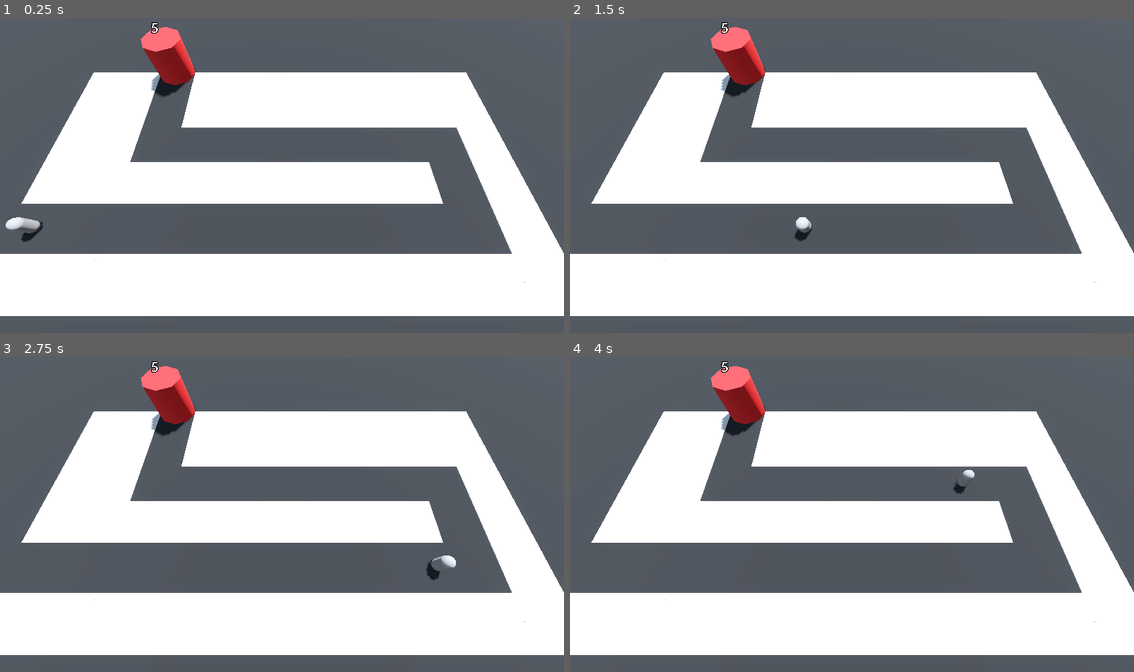
Above: before the commit, frames 1-4 (two rows, left to right).
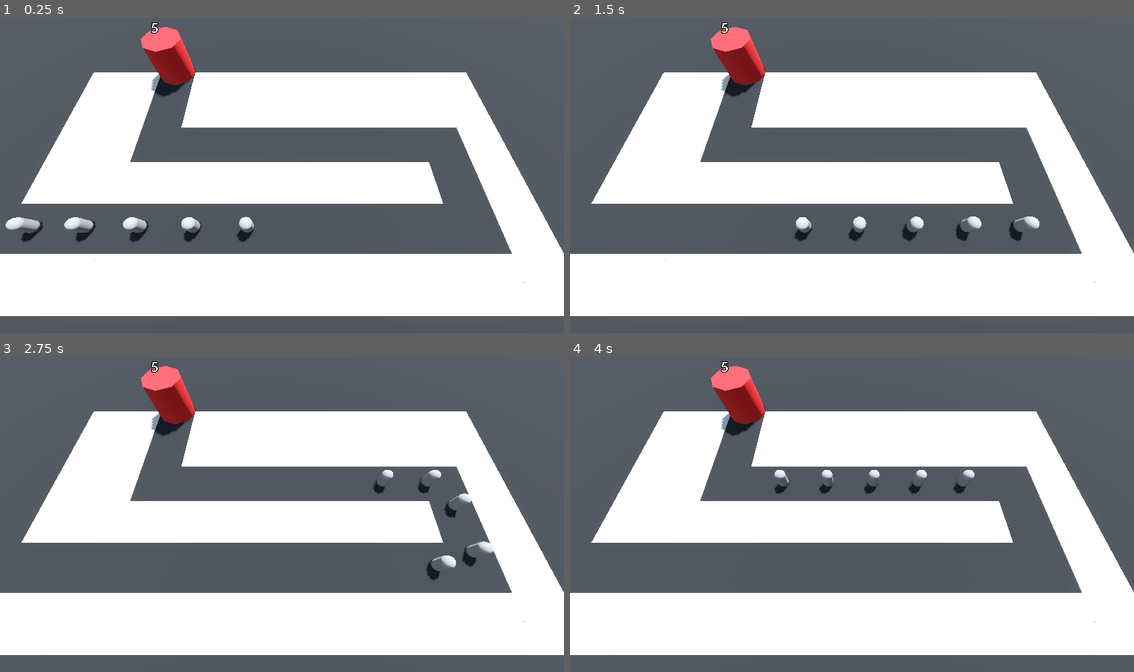
Above: after the commit, the same moments.

Repository: sushant102004/Barbarian-Tower-Defense-Game
Game: Godot game, scene res://Scenes/BaseLevel.tscn
Same seed, same stepped clock (60 frames per second), same inputs: the game is played once before the commit and once after it. The project has no main scene, so this scene is started directly.
Inputs:
- Up to frame 1 (0.25 s): no input
- Up to frame 2 (1.5 s): no input
- Up to frame 3 (2.75 s): no input
- Up to frame 4 (4 s): no input

The runs differ from the first frame. In frame 1, 0.7% of the frame differs, in the area x 11-46%, y 63-72%; in frame 2, 0.6%; in frame 3, 0.5%; in frame 4, 0.4%.

Commit message:
added: getter & setter

Diff:
--- a/Scenes/BaseLevel.tscn
+++ b/Scenes/BaseLevel.tscn
@@ -71,4 +71,20 @@
 [node name="Enemy" parent="Path3D" instance=ExtResource("2_hqm3o")]
 transform = Transform3D(0.00239415, 0, -0.999997, 0, 1, 0, 0.999997, 0, 0.00239415, -25, 0, 6)
 
+[node name="Enemy2" parent="Path3D" instance=ExtResource("2_hqm3o")]
+transform = Transform3D(0.00239415, 0, -0.999997, 0, 1, 0, 0.999997, 0, 0.00239415, -20.688, 0, 5.98968)
+progress = 4.31207
+
+[node name="Enemy3" parent="Path3D" instance=ExtResource("2_hqm3o")]
+transform = Transform3D(0.00239415, 0, -0.999997, 0, 1, 0, 0.999997, 0, 0.00239415, -16.376, 0, 5.97935)
+progress = 8.62414
+
+[node name="Enemy4" parent="Path3D" instance=ExtResource("2_hqm3o")]
+transform = Transform3D(0.00239415, 0, -0.999997, 0, 1, 0, 0.999997, 0, 0.00239415, -12.0638, 0, 5.96903)
+progress = 12.9362
+
+[node name="Enemy5" parent="Path3D" instance=ExtResource("2_hqm3o")]
+transform = Transform3D(0.00239403, 0, -0.999997, 0, 1, 0, 0.999997, 0, 0.00239403, -7.75176, 0, 5.9587)
+progress = 17.2483
+
 [node name="Base" parent="." instance=ExtResource("3_m1yhr")]
--- a/Scenes/base.gd
+++ b/Scenes/base.gd
@@ -3,12 +3,19 @@
 @export var max_health : int = 5
 @onready var label: Label3D = $label
 
+var current_health : float:
+	set(health):
+		current_health = health
+		if current_health == 0:
+			get_tree().reload_current_scene()
+
 func _ready() -> void:
+	current_health = max_health
 	label.text = str(max_health)
 
 func take_damage() -> void:
-	max_health = max_health - 1
-	label.text = str(max_health)
+	current_health -= 1
+	label.text = str(current_health)
 
 func _process(delta: float) -> void:
 	pass
Not shown: 4 places in MeshLibrary/SpaceLibrary.tres that only renumber resources
